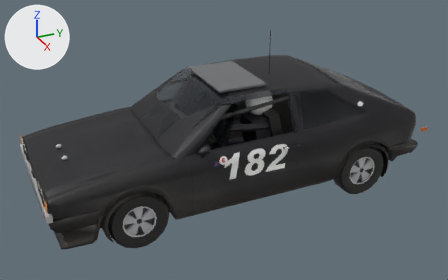
The glTF model public/cars/field/models/182.glb, before and after one commit.
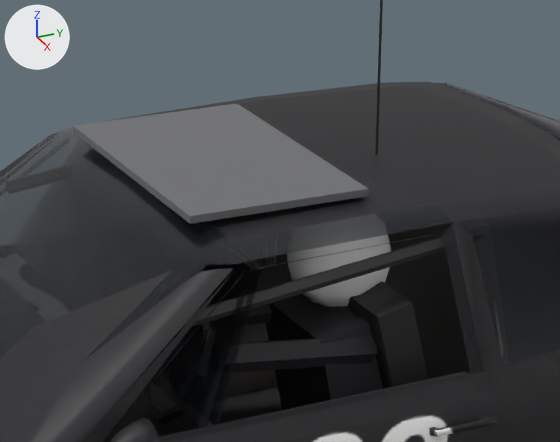
There are two pictures of each version: one whole from a camera (50 mm lens) standing at (5.41, -2.46, 3.25) and looking at (0.1, -0.08, 0.6), one close up on the part from 38% to 71% of the width and 12% to 54% of the height. The lights are fixed; the arrows at upper left show +X, +Y and +Z. The first two pictures are the older version. Vertices at exactly the same position are counted once.

Before the edit, the objects in view are built like this:
```python
me_body_mesh = bpy.data.meshes.new('body_mesh')
me_body_mesh.from_pydata(...)  # 3252 vertices, 5067 faces; spans x -0.81..0.81, y -1.99..1.96, z 0.13..1.69
# faces by material slot: [4891, 164, 12]
me_body_mesh.materials.append(mat_car182_livery)  # picture img_livery
me_body_mesh.materials.append(mat_car182_glass)  # black #1c2026
me_body_mesh.materials.append(mat_car182_chrome0)  # picture img_livery
ob_body = bpy.data.objects.new('body', me_body_mesh)
ob_body.location = (0.0, 0.0, 0.0)
```
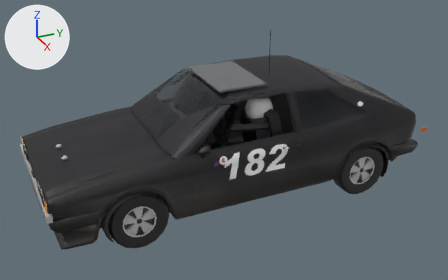
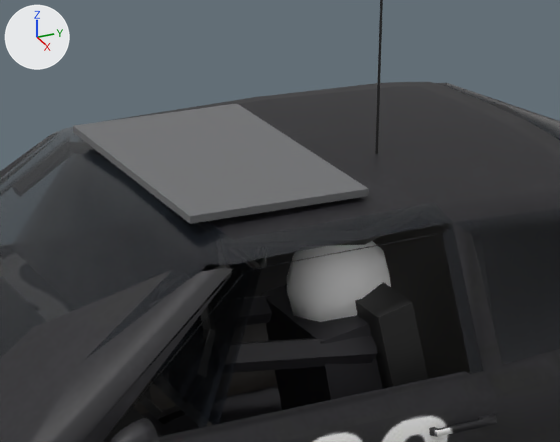
Boxes (x1, y1, x2, y2) around the edits, measured in the close-ups (560 x 442 px; the box of a moved part takes in the faces that stretch with it):
```json
{"part": 1, "of": "me_body_mesh", "change": "moved or reshaped", "before": [287, 235, 391, 307], "after": [287, 241, 391, 322]}
{"part": 2, "of": "me_body_mesh", "change": "added", "after": [254, 257, 267, 268], "on screen": "mostly hidden"}
{"part": 3, "of": "me_body_mesh", "change": "cut back", "before": [179, 236, 504, 358], "after": [213, 222, 453, 281], "on screen": "mostly hidden"}
```

Scene script edits in JSON lines:
```json
{"block": "me_body_mesh", "where": "# used by ob_body; location = (0.0, 0.0, 0.0)"}
{"op": "remove", "block": "me_body_mesh", "code": "me_body_mesh.from_pydata(...)  # 3252 vertices, 5067 faces; spans x -0.81..0.81, y -1.99..1.96, z 0.13..1.69"}
{"op": "add", "block": "me_body_mesh", "code": "me_body_mesh.from_pydata(...)  # 3257 vertices, 5077 faces; spans x -0.81..0.81, y -1.99..1.96, z 0.13..1.69"}
{"block": "me_body_mesh", "change": "me_body_mesh part 1: the loose piece of 42 vertices spanning x 0.23..0.49, y 0.03..0.33, z 0.93..1.21 is moved by (0.0, 0.0, -0.08)"}
{"block": "me_body_mesh", "change": "me_body_mesh part 2: a new loose piece of 40 vertices spanning x -0.72..0.72, y 0.44..0.49, z 0.62..1.2, in mat_car182_livery (picture img_livery)"}
{"block": "me_body_mesh", "change": "me_body_mesh part 3"}
{"block": "me_body_mesh", "change": "47 vertices are removed from x -0.72..0.67, y -0.4..0.52, z 0.63..1.19"}
{"block": "me_body_mesh", "change": "132 faces are deleted"}
{"block": "me_body_mesh", "change": "48 vertices move from x -0.63..0.72, y 0.47..0.51, z 0.63..1.2 to x -0.57..0.56, y -0.41..0.48, z 1.05..1.22"}
{"block": "me_body_mesh", "change": "12 vertices are added at x -0.56..0.57, y -0.41..0.48, z 1.04..1.22"}
{"block": "me_body_mesh", "change": "66 new faces join them, mat_car182_livery (picture img_livery)"}
```
